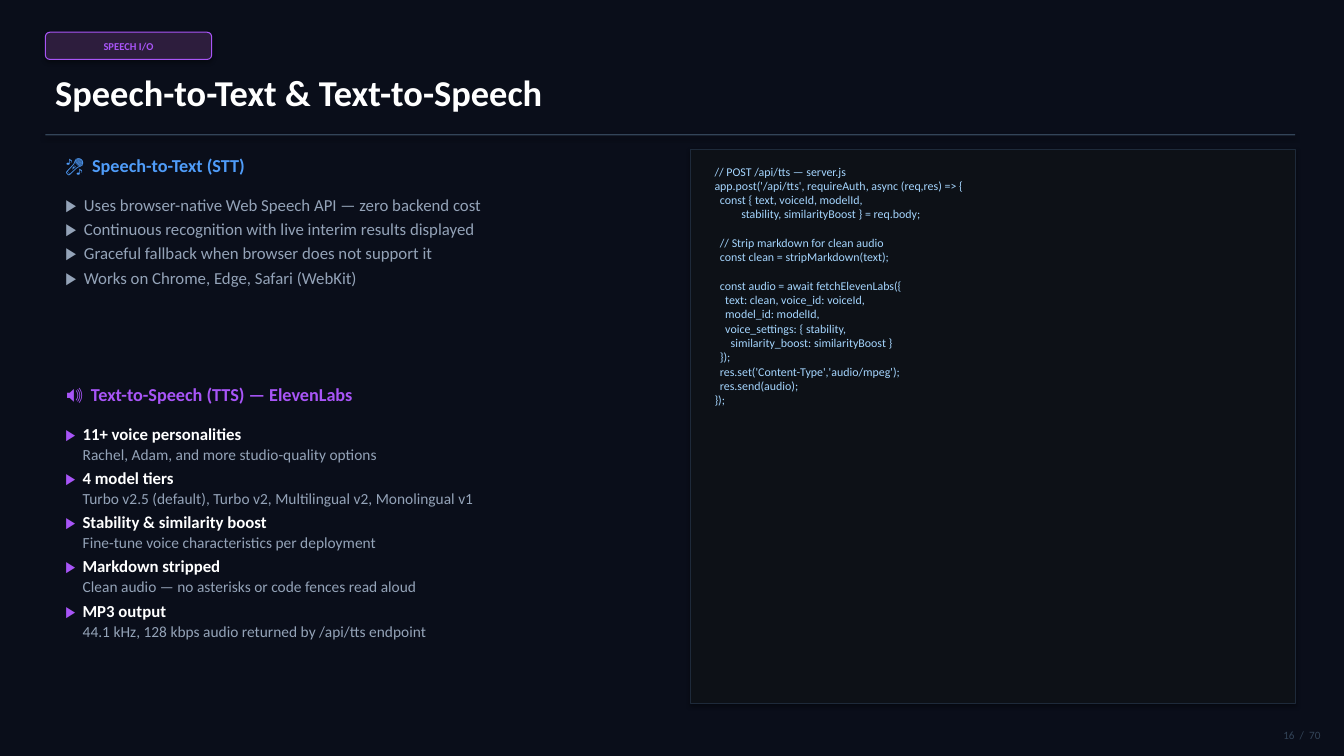
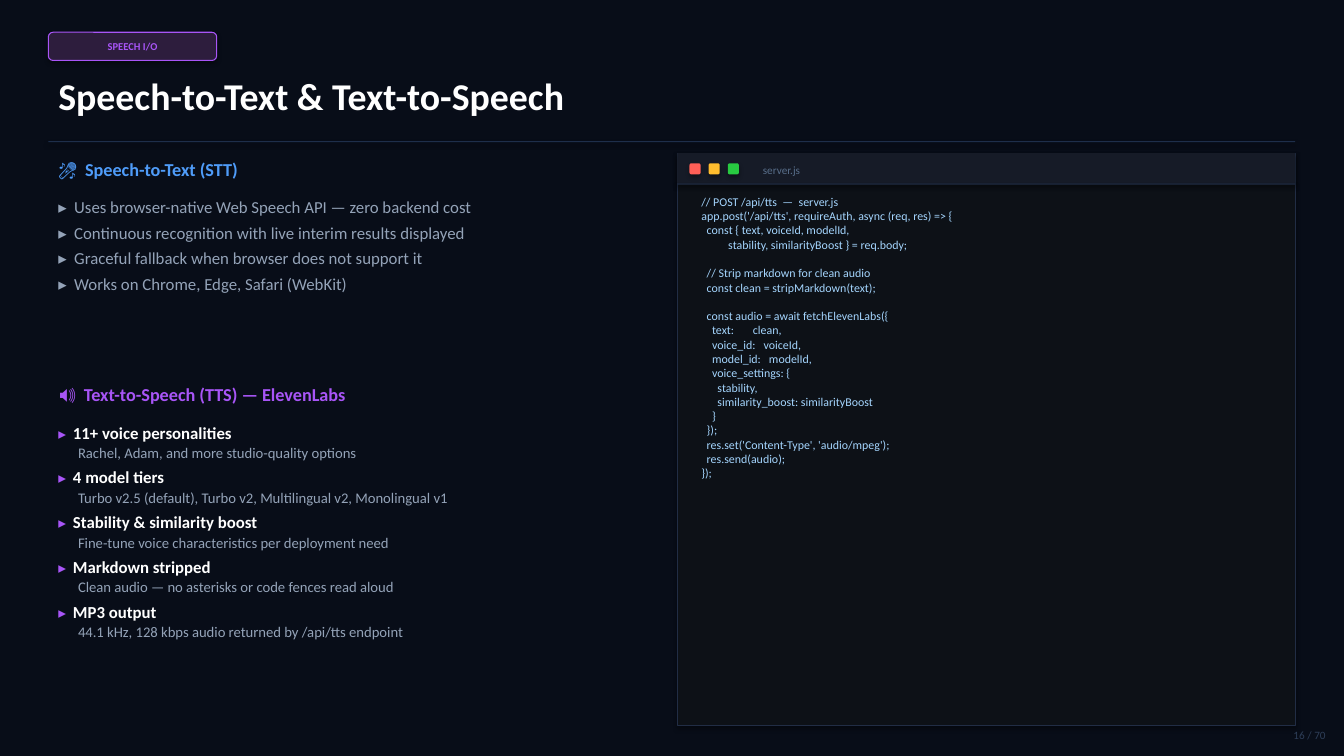
Before and after one commit to Bashab18/Chatbot, a slide deck: slide 16 of presentation/CIRA_Chatbot_Presentation.pptx. Drawn at 1344x756 pixels with LibreOffice and Linux fonts; fonts in the diff are those of the drawing. Boxes give left, top, right and bottom in pixels: in the first picture for what was removed or moved away, otherwise in the second. Text is boxed around its words. In the diff, an @@ line names an element or a change of style, - is before the commit and + after.

```diff
--- a/presentation/CIRA_Chatbot_Presentation.pptx
+++ b/presentation/CIRA_Chatbot_Presentation.pptx
@@ background #0A0E1A to #080D18 @@
@@ rounded rectangle "SPEECH I/O": place and size @@
-rounded rectangle "SPEECH I/O" at bbox=[45, 32, 212, 59]
+rounded rectangle "SPEECH I/O" at bbox=[48, 32, 217, 60]
@@ text "Speech-to-Text & Text-to-Speech" at bbox=[58, 83, 564, 116]: size 26 to 27 pt @@
@@ rectangle: place and size @@
-rectangle at bbox=[45, 134, 1296, 135]
+rectangle at bbox=[48, 141, 1296, 142]
@@ rectangle at bbox=[48, 141, 1296, 142]: fill #334458 to #1E2E4A @@
@@ text "🎤 Speech-to-Text (STT)": place and size @@
-text "🎤 Speech-to-Text (STT)" at bbox=[92, 158, 245, 175]
+text "🎤 Speech-to-Text (STT)" at bbox=[85, 162, 238, 179]
@@ rectangle: place and size @@
-rectangle at bbox=[691, 149, 1296, 704]
+rectangle at bbox=[678, 153, 1296, 726]
@@ rectangle at bbox=[678, 153, 1296, 726]: outline #1E2A3A 0.75 pt to #212D45 0.6 pt @@
@@ rectangle added at bbox=[678, 153, 1296, 184], fill #161B27 @@
@@ rounded rectangle added at bbox=[690, 163, 701, 174], fill #FF5F57 @@
@@ rounded rectangle added at bbox=[709, 163, 720, 174], fill #FFBD2E @@
@@ rounded rectangle added at bbox=[728, 163, 739, 174], fill #28CA41 @@
@@ text added at bbox=[763, 166, 800, 176], 8 pt, text #586E8A @@
+server.js
@@ text at bbox=[74, 201, 471, 293]: text changed @@
-▶ Uses browser-native Web Speech API — zero backend cost
-▶ Continuous recognition with live interim results displayed
-▶ Graceful fallback when browser does not support it
-▶ Works on Chrome, Edge, Safari (WebKit)
+▸ Uses browser-native Web Speech API — zero backend cost
+▸ Continuous recognition with live interim results displayed
+▸ Graceful fallback when browser does not support it
+▸ Works on Chrome, Edge, Safari (WebKit)
@@ rectangle added at bbox=[678, 184, 1296, 185], fill #212D45 @@
@@ text at bbox=[701, 197, 931, 465]: spaces changed @@
-// POST /api/tts — server.js
-app.post('/api/tts', requireAuth, async (req,res) => {
-const { text, voiceId, modelId,
-stability, similarityBoost } = req.body;
-// Strip markdown for clean audio
-const clean = stripMarkdown(text);
-const audio = await fetchElevenLabs({
-text: clean, voice_id: voiceId,
-model_id: modelId,
-voice_settings: { stability,
-similarity_boost: similarityBoost }
-});
-res.set('Content-Type','audio/mpeg');
-res.send(audio);
-});
+// POST /api/tts — server.js
+app.post('/api/tts', requireAuth, async (req, res) => {
+const { text, voiceId, modelId,
+stability, similarityBoost } = req.body;
+// Strip markdown for clean audio
+const clean = stripMarkdown(text);
+const audio = await fetchElevenLabs({
+text: clean,
+voice_id: voiceId,
+model_id: modelId,
+voice_settings: {
+stability,
+similarity_boost: similarityBoost
+}
+});
+res.set('Content-Type', 'audio/mpeg');
+res.send(audio);
+});
@@ text "🔊 Text-to-Speech (TTS) — ElevenLabs": place and size @@
-text "🔊 Text-to-Speech (TTS) — ElevenLabs" at bbox=[91, 387, 352, 404]
+text "🔊 Text-to-Speech (TTS) — ElevenLabs" at bbox=[84, 387, 345, 404]
@@ text "▸ 11+ voice personalities": place and size @@
-text "▸ 11+ voice personalities" at bbox=[83, 428, 473, 640]
+text "▸ 11+ voice personalities" at bbox=[73, 427, 448, 640]
@@ text at bbox=[73, 427, 231, 442]: text changed @@
-▶ 11+ voice personalities
+▸ 11+ voice personalities
@@ text at bbox=[78, 448, 448, 640]: size 11 to 10.5 pt in "Rachel, Adam, and more studio-quality options", "Turbo v2.5 (default), Turbo v2, Multilingual v2, ...", "Clean audio — no asterisks or code ...", "44.1 kHz, 128 kbps audio returned by ..." @@
@@ text at bbox=[73, 471, 164, 483]: text changed @@
-▶ 4 model tiers
+▸ 4 model tiers
@@ text at bbox=[73, 516, 389, 576]: text changed; size 11 to 10.5 pt @@
-▶ Stability & similarity boost
-Fine-tune voice characteristics per deployment
-▶ Markdown stripped
+▸ Stability & similarity boost
+Fine-tune voice characteristics per deployment need
+▸ Markdown stripped
@@ text at bbox=[73, 607, 157, 621]: text changed @@
-▶ MP3 output
+▸ MP3 output
@@ text "16 / 70" at bbox=[1293, 732, 1325, 739]: text colour #334458 to #2E3E58 @@
```
Also in this commit, not shown: 69 other slides changed, 1 other file.
